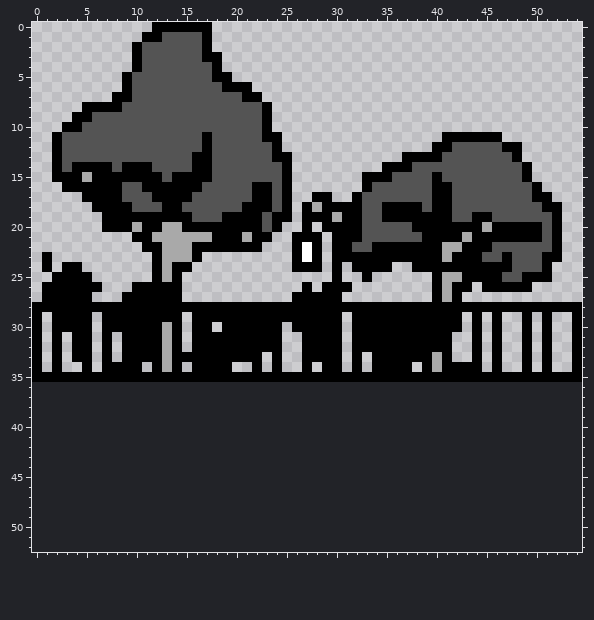
Edited in one commit: pixel-art sprite (android/assets/sprites/buildings/GARDEN.png). The picture above is the old version.
The file is 55x36 pixels. The old version is drawn lined up with the new one, on the new canvas.
After the commit:
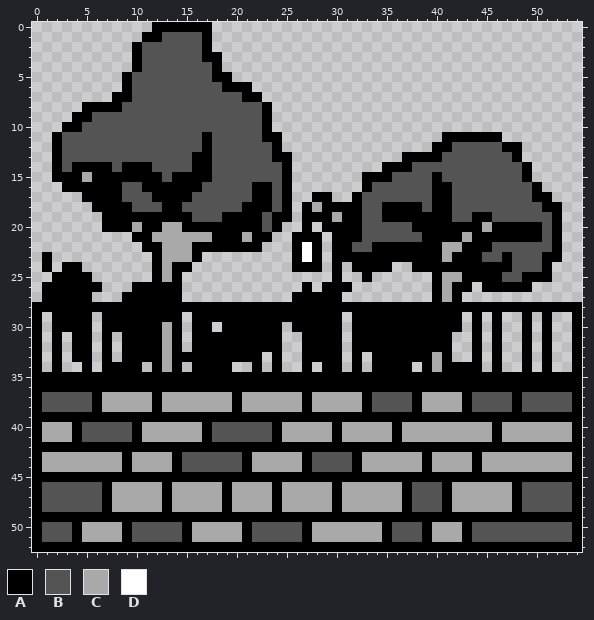
Palette (. is transparent): A #000000  B #545454  C #a9a9a9  D #ffffff
Edits made:
canvas 55x36 -> 55x53
There is now colour A in row 36 at x 0 to 54; in rows 37 to 38 at x 0, 6, 12, 20, 27, 33, 38, 43, 48 and 54; in row 39 at x 0 to 54; in rows 40 to 41 at x 0, 4, 10, 17, 24, 30, 36, 46 and 54; in row 42 at x 0 to 54; in rows 43 to 44 at x 0, 9, 14, 21, 27, 32, 39, 44 and 54.
There is now colour A in row 45 at x 0 to 54; in rows 46 to 48 at x 0, 7, 13, 19, 24, 30, 37, 41, 48 and 54; in row 49 at x 0 to 54; in rows 50 to 51 at x 0, 4, 9, 15, 21, 27, 35, 39, 43 and 54; in row 52 at x 0 to 54.
There is now colour B in rows 37 to 38 at x 1 to 5, 34 to 37, 44 to 47 and 49 to 53; in rows 40 to 41 at x 5 to 9 and 18 to 23; in rows 43 to 44 at x 15 to 20 and 28 to 31; in rows 46 to 48 at x 1 to 6, 38 to 40 and 49 to 53; in rows 50 to 51 at x 1 to 3, 10 to 14, 22 to 26, 36 to 38 and 44 to 53.
There is now colour C in rows 37 to 38 at x 7 to 11, 13 to 19, 21 to 26, 28 to 32 and 39 to 42; in rows 40 to 41 at x 1 to 3, 11 to 16, 25 to 29, 31 to 35, 37 to 45 and 47 to 53; in rows 43 to 44 at x 1 to 8, 10 to 13, 22 to 26, 33 to 38, 40 to 43 and 45 to 53; in rows 46 to 48 at x 8 to 12, 14 to 18, 20 to 23, 25 to 29, 31 to 36 and 42 to 47; in rows 50 to 51 at x 5 to 8, 16 to 20, 28 to 34 and 40 to 42.
Changed places in both pictures, as pixel boxes (x1, y1, x2, y2):
added: (32, 382, 582, 552)
